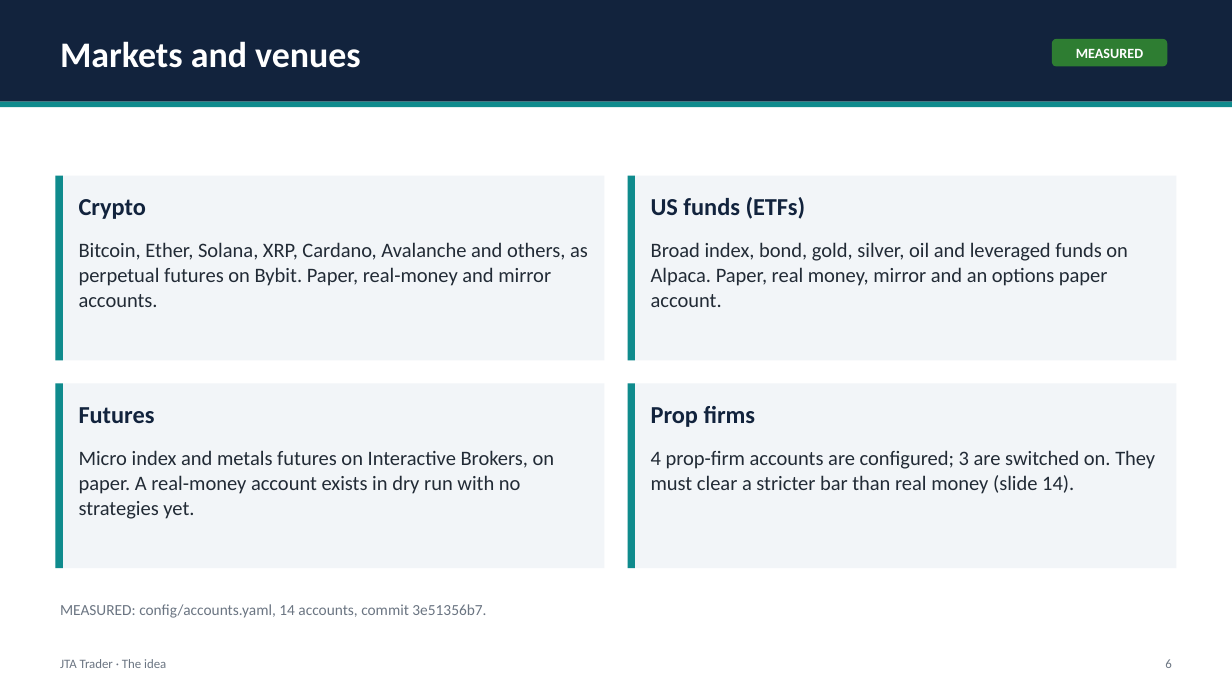
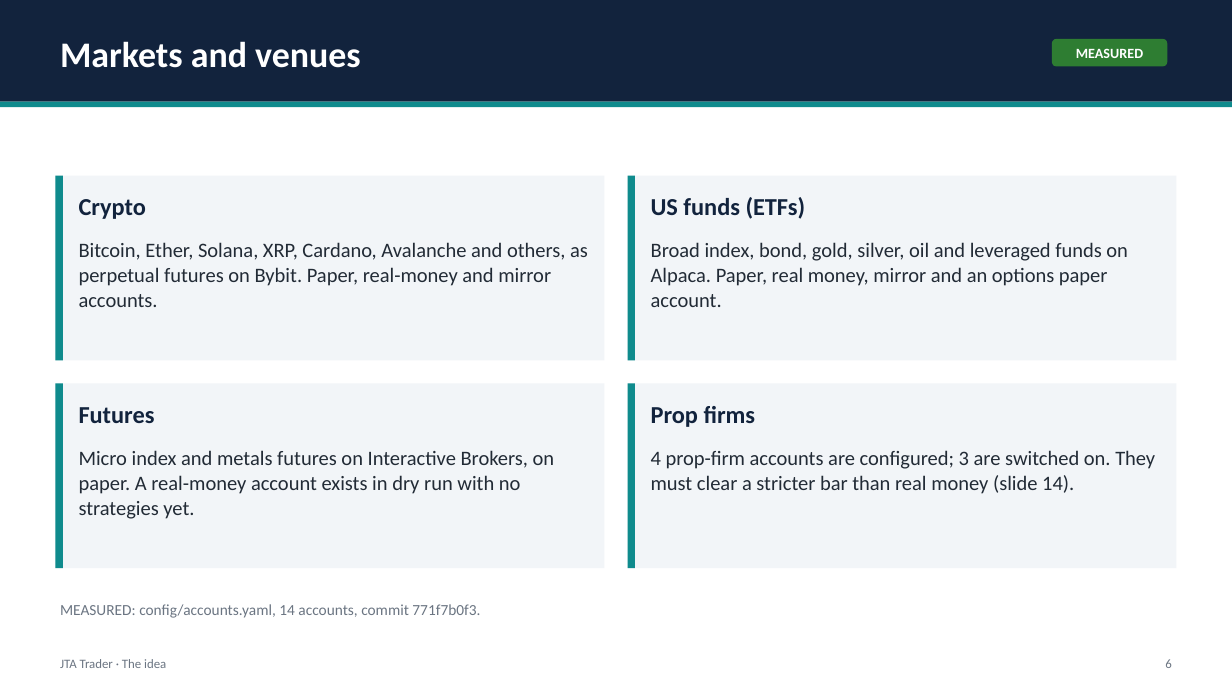
Before and after one commit to benbaichmankass/JTA-Trader, a slide deck: slide 6 of docs/pitch/jta-trader-pitch-deck.pptx. Drawn at 1232x693 pixels with LibreOffice and Linux fonts; fonts in the diff are those of the drawing. Boxes give left, top, right and bottom in pixels: in the first picture for what was removed or moved away, otherwise in the second. Text is boxed around its words. In the diff, an @@ line names an element or a change of style, - is before the commit and + after.

```diff
--- a/docs/pitch/jta-trader-pitch-deck.pptx
+++ b/docs/pitch/jta-trader-pitch-deck.pptx
@@ text at box(60, 604, 480, 618): text changed @@
-MEASURED: config/accounts.yaml, 14 accounts, commit 3e51356b7.
+MEASURED: config/accounts.yaml, 14 accounts, commit 771f7b0f3.
```
Also in this commit, not shown: 7 other slides changed, 2 other files.
